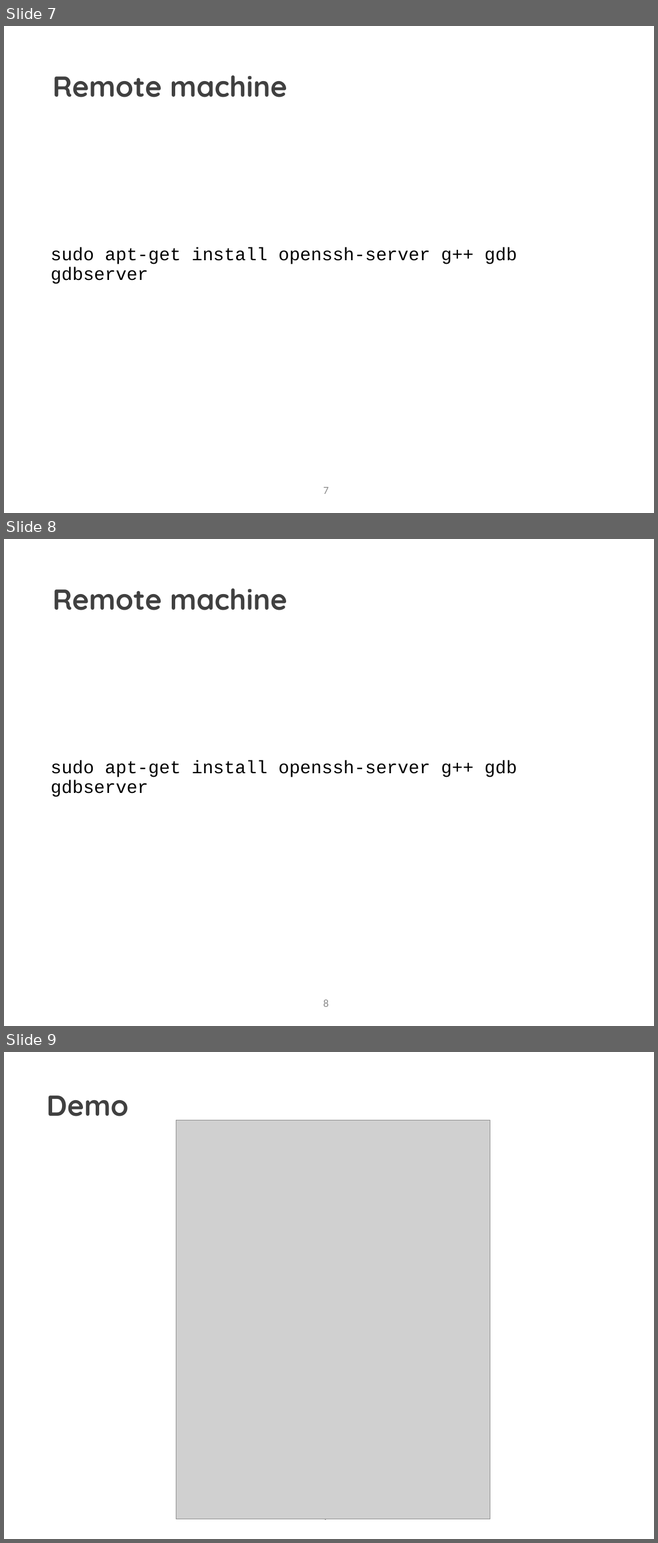
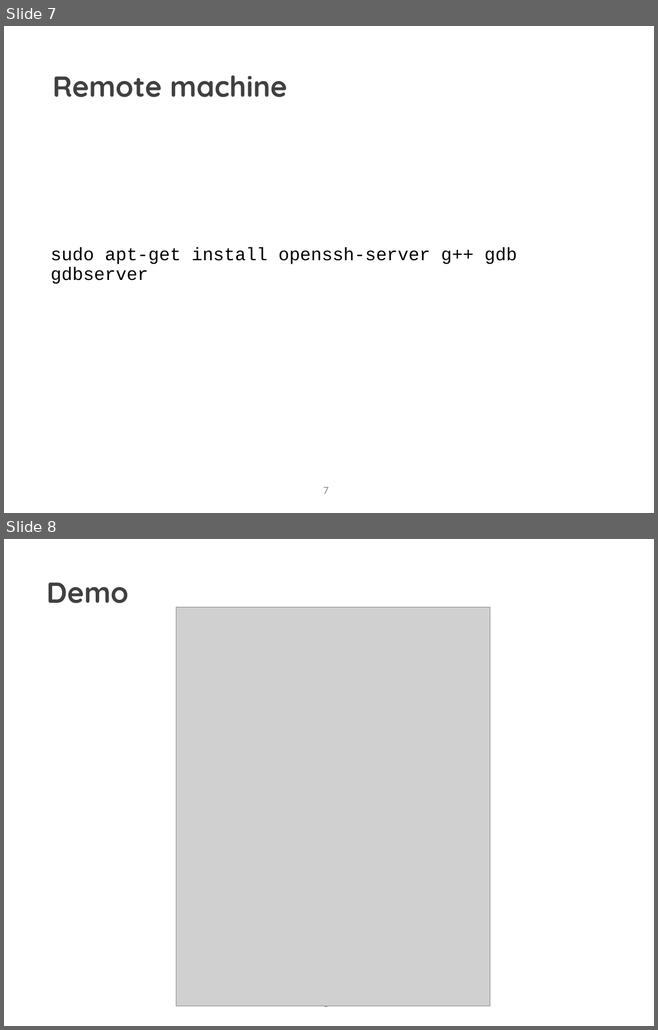
Before and after one commit to A-KL/my-iot, a slide deck: projects/GdbDemo/Demo.pptx. Shown one above the other, each under a label of ours: slides 7, 8 and 9 before the commit, slides 7 and 8 after it. The pictures are 658x1543 and 658x1030 pixels, drawn with LibreOffice and Linux fonts; fonts in the diff are those of the drawing; grey boxes stand for pictures; background and template pictures are left out. Boxes give left, top, right and bottom in pixels: in the first picture for what was removed or moved away, otherwise in the second. Text is boxed around its words. In the diff, an @@ line names an element or a change of style, - is before the commit and + after.

```diff
--- a/projects/GdbDemo/Demo.pptx
+++ b/projects/GdbDemo/Demo.pptx
@@ slide 8 removed at box(4, 539, 654, 1026), background #FFFFFF @@
@@ title removed at box(53, 588, 287, 610) @@
-Remote machine
@@ text removed at box(50, 761, 517, 797) @@
-  sudo apt-get install openssh-server g++ gdb gdbserver
@@ page number removed at box(323, 1000, 328, 1007) @@
-8
@@ what was slide 9 is now slide 8 @@
```
Also in this commit, not shown: 2 slides changed, 4 other files.
